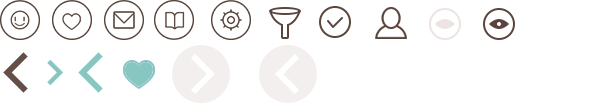
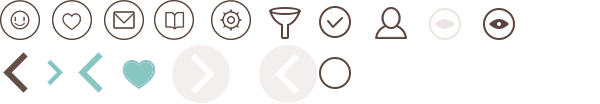
Revision of a layered (600, 104) image; what changed, layer by layer:
added layer "@2X_202" above "@2X_63" over 319, 57, 351, 89
